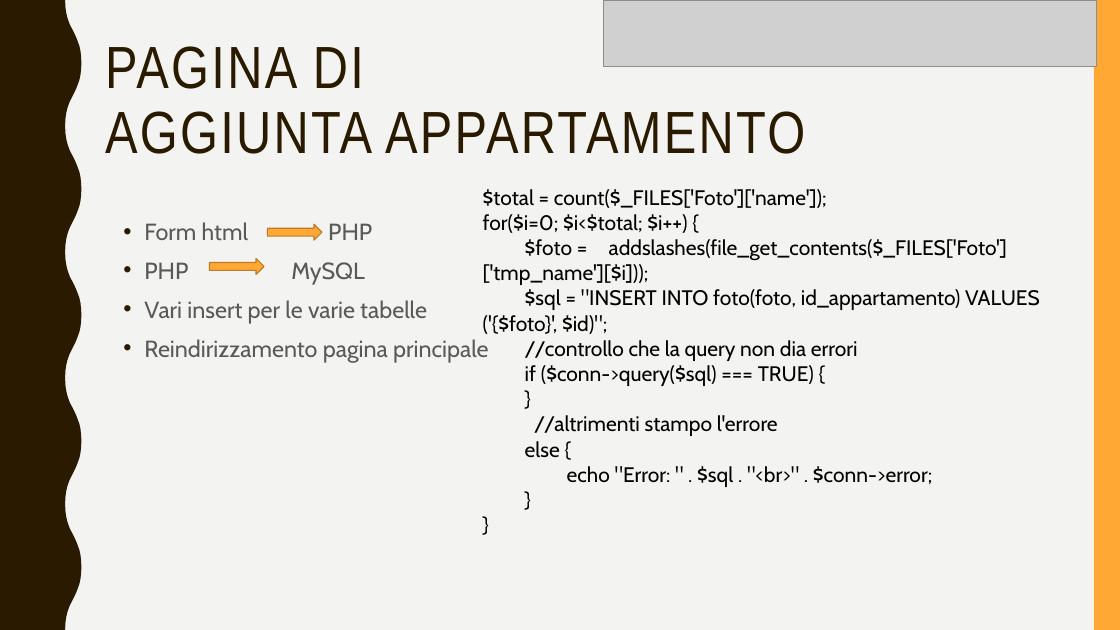
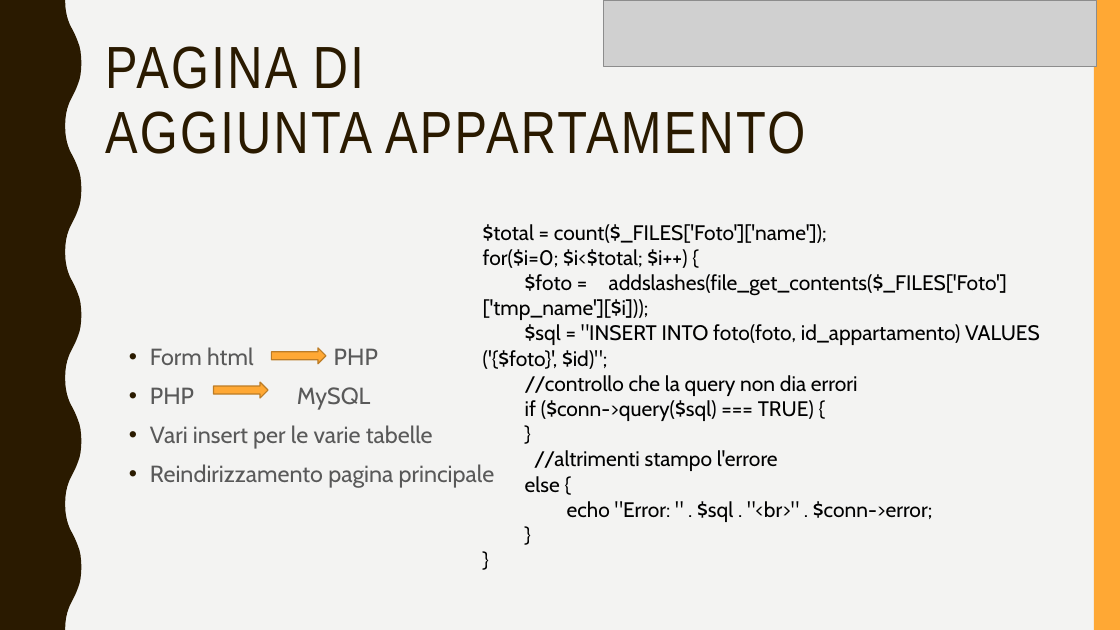
Before and after one commit to Dominelli/GestioneAppartamenti, a slide deck: slide 15 of Documentazione/Gestione appartamenti.pptx. Drawn at 1120x630 pixels with LibreOffice and Linux fonts; fonts in the diff are those of the drawing; grey boxes stand for pictures. Boxes give left, top, right and bottom in pixels: in the first picture for what was removed or moved away, otherwise in the second. Text is boxed around its words. In the diff, an @@ line names an element or a change of style, - is before the commit and + after.

```diff
--- a/Documentazione/Gestione appartamenti.pptx
+++ b/Documentazione/Gestione appartamenti.pptx
@@ text "$total = count($_FILES['Foto']['name']);": place and size @@
-text "$total = count($_FILES['Foto']['name']);" at [483,189,1040,487]
+text "$total = count($_FILES['Foto']['name']);" at [483,224,1040,522]
@@ 2 right arrows, 1 text: place and size @@
-2 right arrows, 1 text at [144,222,489,363]
+2 right arrows, 1 text at [150,347,495,488]
```
Also in this commit, not shown: 1 other slide changed.
